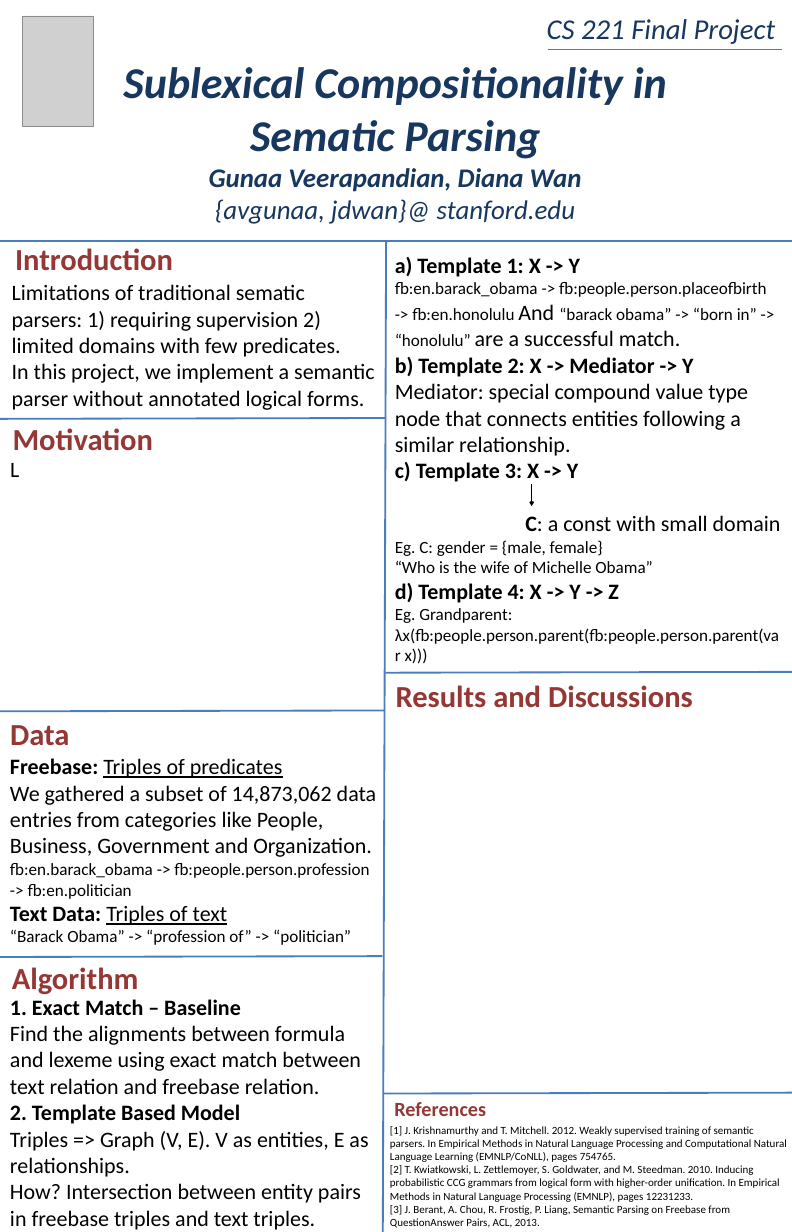
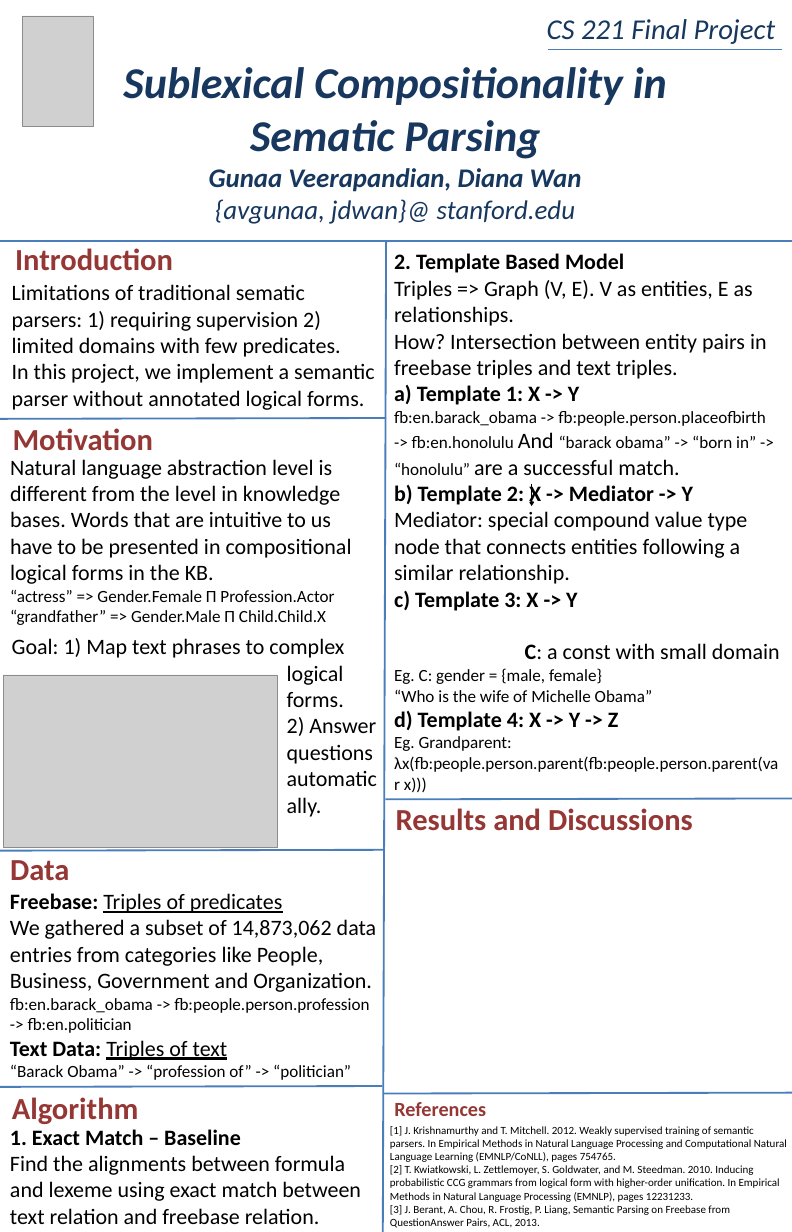
Before and after one commit to avgunaa/cs221-sublexcomp-sempre, a slide deck: slide 1 of poster/poster.pptm. Drawn at 792x1232 pixels with LibreOffice and Linux fonts; fonts in the diff are those of the drawing; grey boxes stand for pictures. Boxes give left, top, right and bottom in pixels: in the first picture for what was removed or moved away, otherwise in the second. Text is boxed around its words. In the diff, an @@ line names an element or a change of style, - is before the commit and + after.

Commit message:
updated poster

```diff
--- a/poster/poster.pptm
+++ b/poster/poster.pptm
@@ text at (394, 253, 767, 379): paragraphs added @@
+2. Template Based Model
+Triples => Graph (V, E). V as entities, E as relationships.
+How? Intersection between entity pairs in freebase triples and text triples.
@@ text at (10, 459, 352, 625): text changed @@
-L
+Natural language abstraction level is different from the level in knowledge bases. Words that are intuitive to us have to be presented in compositional logical forms in the KB.
+“actress” => Gender.Female Π Profession.Actor
+“grandfather” => Gender.Male Π Child.Child.X
@@ text added at (12, 638, 344, 658), 36 pt, text #000000 @@
+Goal: 1) Map text phrases to complex
@@ picture added at (4, 675, 277, 847) @@
@@ text added at (287, 665, 376, 764), 36 pt, text #000000 @@
+logical forms.
+2) Answer questions automatically.
@@ text "Results and Discussions": place and size @@
-text "Results and Discussions" at (396, 685, 693, 708)
+text "Results and Discussions" at (396, 808, 693, 831)
@@ line moved from (385, 673) - (792, 672) to (385, 799) - (792, 799) @@
@@ text "Data": place and size @@
-text "Data" at (10, 725, 69, 746)
+text "Data" at (10, 860, 69, 881)
@@ line moved from (0, 711) - (385, 711) to (0, 851) - (385, 850) @@
@@ text "Freebase: Triples of predicates": place and size @@
-text "Freebase: Triples of predicates" at (10, 758, 377, 945)
+text "Freebase: Triples of predicates" at (10, 893, 377, 1080)
@@ text "Algorithm": place and size @@
-text "Algorithm" at (12, 967, 139, 994)
+text "Algorithm" at (12, 1097, 139, 1124)
@@ line moved from (0, 957) - (382, 956) to (0, 1087) - (382, 1086) @@
@@ text at (10, 1104, 368, 1230): paragraphs removed @@
-2. Template Based Model
-Triples => Graph (V, E). V as entities, E as relationships.
-How? Intersection between entity pairs in freebase triples and text triples.
@@ text "1. Exact Match – Baseline ...": place and size @@
-text "1. Exact Match – Baseline ..." at (10, 999, 368, 1230)
+text "1. Exact Match – Baseline ..." at (10, 1129, 361, 1224)
```
